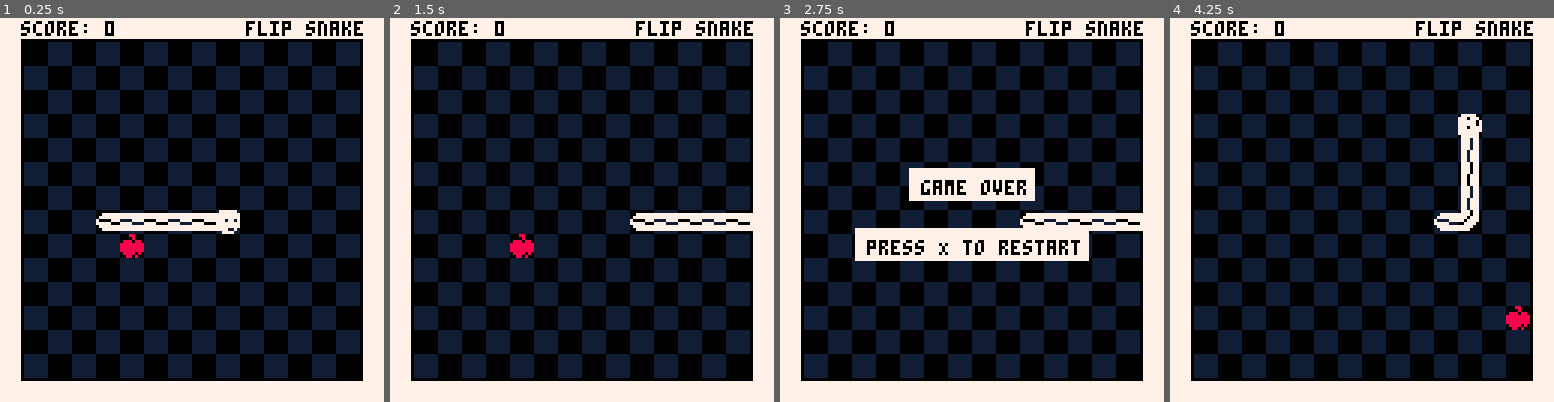
Above: before the commit, frames 1-4 (left to right).
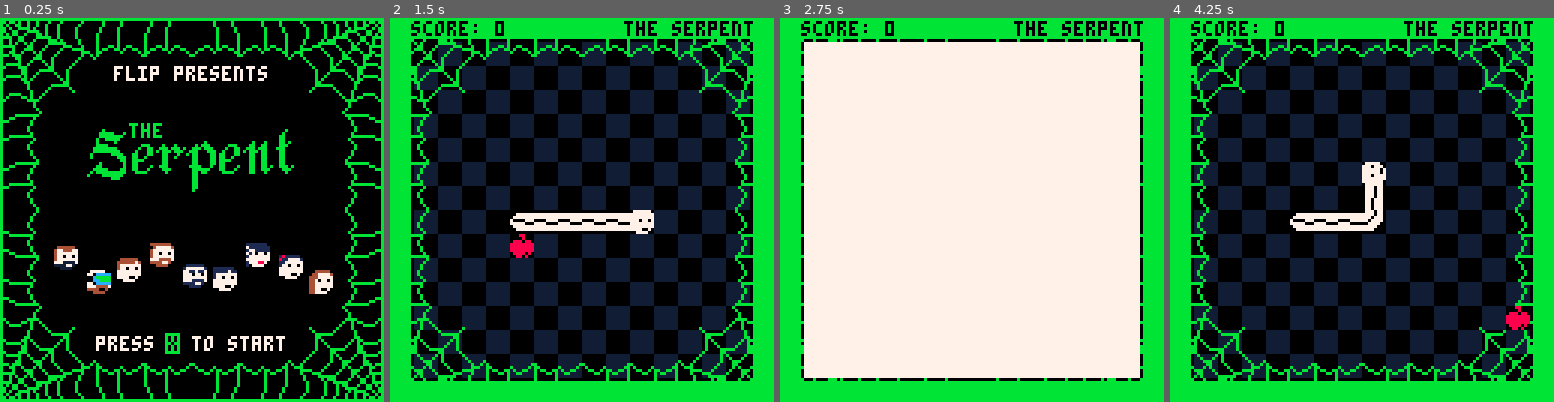
Above: after the commit, the same moments.

Repository: SuperSheaff/pico-8-games
Game: PICO-8 cartridge flip/flip-snake.p8
The game is run twice, just before and just after one commit, with the same random seed, the same clock (stepped at 60 frames per second) and the same inputs.
Inputs:
- Up to frame 1 (0.25 s): no input
- Up to frame 2 (1.5 s): tap O (Z key) at 0.33, 0.7, 1.43 s; tap X (X key) at 1.07 s
- Up to frame 3 (2.75 s): hold Left 1.97-2.37 s; tap X (X key) at 2.07, 2.4, 2.73 s; tap O (Z key) at 2.22 s; hold Down from 2.42 s (still down)
- Up to frame 4 (4.25 s): release Down at 2.82 s; hold Right 2.87-3.53 s; tap X (X key) every 0.33 s from 3.07 to 4.07 s; tap O (Z key) at 3.1, 3.98 s; hold Up 3.58-4.08 s; hold Right from 4.13 s (still down)

The runs differ from the first frame. In frame 1, 65% of the frame differs, in the area x 0-100%, y 0-100%; in frame 2, 28%; in frame 3, 89%; in frame 4, 28%.

Commit message:
adding in

Diff:
--- a/flip/core/apple.lua
+++ b/flip/core/apple.lua
@@ -43,7 +43,9 @@
         if should_draw then
             local sprite_to_draw = get_apple_sprite(self)
             if sprite_to_draw then
+                palt(0, false)
                 spr(sprite_to_draw, self.x * grid_size, self.y * grid_size)
+                palt(0, true)
             end
         end
     end
--- a/flip/core/curses.lua
+++ b/flip/core/curses.lua
@@ -44,12 +44,17 @@
         local max_apples = curse.apple_range.max
 
         -- Calculate a bias factor based on the score
-        local bias_factor = score / 1000 -- Adjust this factor to control scaling
+        local bias_factor = score / 10 -- Adjust this factor to control scaling
         if bias_factor > 1 then bias_factor = 1 end -- Cap the bias factor at 1
 
         -- Generate a weighted random count
         local range = max_apples - min_apples
-        local weighted_random = flr(rnd(range * (1 - bias_factor))) + min_apples + flr(range * bias_factor)
+        local weighted_random = flr(rnd(range * (1 - bias_factor))) + min_apples
+
+        -- Further reduce the count early in the game
+        if score < 10 then
+            weighted_random = min_apples + flr(rnd((max_apples - min_apples) * 0.5))
+        end
 
         add(selected_curses, { curse = curse, count = weighted_random })
     end
--- a/flip/core/main.lua
+++ b/flip/core/main.lua
@@ -2,15 +2,18 @@
 
 -- native init
 function _init()
-    reset_game_state()
-
     -- swaps one of the colors
     poke(0x5f15, 129)
+
+    play_intro()
+
 end
 
 -- native update, pseudo state machine
 function _update()
-    if game_state == "play" then
+    if game_state == "intro" then
+        update_intro()
+    elseif game_state == "play" then
         update_game()
     elseif game_state == "game_over" then
         update_game_over()
@@ -23,25 +26,14 @@
 
 -- native draw
 function _draw()
-    cls(background_color) -- clear the background with the specified color
-
-    -- draw checkerboard background
-    draw_checkerboard(0, 5) -- use color 1 for light squares and 5 for dark squares
-
-    ui:draw_border()    -- draw the ui
-    ui:handle_score()   -- draw the score
-    apple:draw()        -- draw the apple
-    draw_spikes()       -- draw all active spikes
-    draw_poop_trail()   -- draw all active poop
-    draw_egg_trail()   -- draw all active poop
-    snake:draw()        -- draw the snake
-
-    -- handle drawing for game over state
-    if game_state == "game_over" then
-        ui:draw_game_over_effects() -- draw game over effects
-    end
-
-    -- draw the curse selection screen if in choose_curse state
+    if game_state == "intro" then
+        draw_intro()
+    elseif game_state == "play" then
+        draw_game()
+    elseif game_state == "game_over" then
+        draw_game_over()
+    end
+   -- draw the curse selection screen if in choose_curse state
     if game_state == "choose_curse" then
         ui:draw_curse_screen() -- draw curses over the game
     end
@@ -75,6 +67,10 @@
     ui:reset_flash_state()
 end
 
+function play_intro()
+    music(0)
+    game_state = "intro"
+end
 -- update the game when in play state
 function update_game()
 
@@ -105,6 +101,13 @@
     end
 end
 
+function update_intro()
+    -- Wait for player input to continue
+    if btnp(5) then
+        music(-1)
+        reset_game_state()
+    end
+end
 
 -- handle the game over state and restart option
 function update_game_over()
@@ -189,3 +192,76 @@
         end
     end
 end
+
+function draw_intro()
+    cls(0)   -- clear the background with the specified color
+    ui:draw_background()
+
+    local presents = "flip presents"
+    local presents_x = (screen_size - #presents * 4) / 2  -- calculate x position to center the presents
+    local presents_y = 16
+
+    -- draw the presents in green
+    print(presents, presents_x, presents_y, 7)
+
+    local the = "the"
+    local the_x = ((screen_size - #the * 4) / 2) - 15   -- calculate x position to center the the
+    local the_y = 27 + 8  -- Lower by 8
+
+    -- draw the the in green
+    print(the, the_x, the_y, 11)
+
+    -- Draw the game name sprite with a black border
+    local sprite_x = 0
+    local sprite_y = 26 + 8  -- Lower by 8
+    local sprite_id = sprites.game_title
+    local sprite_size = 64
+
+    -- Draw the actual sprite
+    spr(sprite_id, sprite_x, sprite_y, 128, 128)
+
+    -- Bobbing effect for character faces
+    local character_sprites = {32, 33, 34, 35, 36, 37, 38, 39, 40}  -- IDs for welly, doug, etc.
+    local num_sprites = #character_sprites
+    local spacing = screen_size / (num_sprites + 3)  -- Reduce spacing to bring sprites closer
+
+    for i, sprite_id in ipairs(character_sprites) do
+        local x = (i * spacing) + 8  -- Adjust starting position slightly to the right
+        -- Single wave effect
+        local base_y = screen_size / 2 + 16  -- Lower by 16
+        local y = base_y + sin((frame_count * 0.05) + (i * 0.3)) * 5  -- Wave effect
+        spr(sprite_id, x, y)
+    end
+
+    local instructions = "press x to start"
+    local instructions_x = (screen_size - #instructions * 4) / 2  -- calculate x position to center the instructions
+    local instructions_y = screen_size - 22  -- calculate y position to center the instructions
+
+    -- draw the instructions in green
+    print(instructions, instructions_x, instructions_y, 7)
+
+    -- Flashing square logic
+    if (frame_count / flash_interval) % 2 < 1 then
+        -- Draw the flashing square
+        rectfill(55, 105, 59, 111, 11)  -- Adjust the position and size as needed
+        print("x", 56, 106, 0)
+    end
+
+    frame_count = frame_count + 0.2  -- Increment frame count for animation
+end
+
+function draw_game()
+    draw_checkerboard(0, 5) -- use color 1 for light squares and 5 for dark squares
+    ui:draw_background()    -- draw the background
+    ui:draw_border()        -- draw the ui
+    ui:handle_score()       -- draw the score
+    apple:draw()            -- draw the apple
+    draw_spikes()           -- draw all active spikes
+    draw_poop_trail()       -- draw all active poop
+    draw_egg_trail()        -- draw all active poop
+    snake:draw()            -- draw the snake
+end
+
+function draw_game_over()
+    ui:draw_game_over_effects() -- draw game over effects
+end
--- a/flip/core/snake.lua
+++ b/flip/core/snake.lua
@@ -309,8 +309,11 @@
 
 -- function to draw snake parts based on direction and sprite type
 function draw_snake_part(x, y, direction, horizontal_sprite, vertical_sprite)
+    palt(0, false)
+
     if direction == directions.right then
         spr(horizontal_sprite, x * grid_size, y * grid_size, 1, 1, false, false) -- normal horizontal
+        -- draw_outline(horizontal_sprite, x * grid_size, y * grid_size, clr, thickness, 1, 1, false, false)
     elseif direction == directions.left then
         spr(horizontal_sprite, x * grid_size, y * grid_size, 1, 1, true, false) -- flipped horizontally
     elseif direction == directions.up then
@@ -318,12 +321,16 @@
     elseif direction == directions.down then
         spr(vertical_sprite, x * grid_size, y * grid_size, 1, 1, false, true) -- flipped vertically
     end
+
+    palt(0, true)
+
 end
 
 -- function to draw corner sprite based on direction change
 function draw_corner_part(x, y, prev_direction, direction)
     local flip_x, flip_y = false, false
 
+    palt(0, false)
     -- determine the flipping based on direction change
     if prev_direction == directions.up and direction == directions.right then
         flip_x, flip_y = false, false -- normal corner (up-right)
@@ -345,6 +352,7 @@
 
     -- draw the corner sprite with appropriate flipping
     spr(sprites.corner, x * grid_size, y * grid_size, 1, 1, flip_x, flip_y)
+    palt(0, true)
 end
 
 -- check if the snake collides with any spike
@@ -476,3 +484,45 @@
     else return 0
     end
 end
+
+function draw_outline(myspr, x, y, clr, thickness, x_size, y_size, flip_h, flip_v)
+    -- nil check for few parameters so you can
+    -- call much simple versions of the function, see first example in draw
+    -- nil is false if checked for boolean so flip_h and flip_v can stay nil
+    if (clr == nil) clr = 7
+    if (thickness == nil) thickness = 1
+    if (x_size == nil) x_size = 1
+    if (y_size == nil) y_size = 1
+
+    -- set color palette to outline
+    for i=1,15,1 do
+        pal(i, clr)
+    end
+
+    -- handle black outline transparency issues
+    if clr == 0 then
+        palt(0, false)
+    end
+
+    -- draw the sprite 9 times by 1-1 offsets
+    -- in each direction. the created blob is
+    -- which is the sprite's outline
+    for i=-thickness,thickness do
+        for j=-thickness,thickness do
+            spr(myspr, x-i, y-j, x_size, y_size, flip_h, flip_v)
+        end
+    end
+
+    -- reset black color transparency
+    if clr == 0 then
+        palt(0, true)
+    end
+
+    -- reset color palette, if you are using
+    -- a custom palette reset to that
+    pal()
+
+    -- draw the original sprite in the middle
+    -- which causes the outline effect
+    spr(myspr, x, y, x_size, y_size, flip_h, flip_v)
+end
--- a/flip/core/variables.lua
+++ b/flip/core/variables.lua
@@ -6,6 +6,8 @@
 update_rate = base_update_rate         -- current speed of the snake, which can change with curses
 screen_size = 128                      -- size of the game screen in pixels
 score = 0
+frame_count = 0
+flash_interval = 2
 
 test_mode = false                      -- set this to true to only spawn golden apples for testing purposes
 
@@ -17,7 +19,7 @@
 -- border and score bar
 border_size = 8                        -- thickness of the border around the play area
 score_bar = {                          -- settings for the score bar at the top of the screen
-    color       = 7,                   -- color of the score bar
+    color       = 11,                   -- color of the score bar
     text_color  = 0,                   -- color of the text in the score bar
     height      = border_size          -- height of the score bar, same as the border size
 }
@@ -56,13 +58,18 @@
         jaz                 = 56,
     },
     corner                  = 4,        -- id for corner sprite (snake turns)
+    background_corner       = 12,        -- id for background corner sprite (snake turns)
+    background_edge_vertical    = 76,        -- id for background edge sprite (snake turns)
+    background_edge_horizontal  = 108,        -- id for background edge sprite (snake turns)
     apple                   = 5,        -- id for regular apple sprite
     golden_apple            = 6,        -- id for golden apple sprite
     semi_apple              = 21,       -- id for semi-transparent apple sprite (used in invisible apple curse)
     semi_golden_apple       = 22,       -- id for semi-transparent golden apple sprite
     skull                   = 8,        -- id for skull sprite
     poop                    = 9,        -- id for poop sprite
-    egg                     = 25        -- id for poop sprite
+    egg                     = 25,       -- id for poop sprite
+    game_title              = 208,       -- id for game title sprite
+    game_over               = 132,       -- id for game over sprite
 }
 
 -- sound ids
--- a/flip/flip-snake.p8
+++ b/flip/flip-snake.p8
@@ -278,15 +278,27 @@
 
 
 
+…(5 lines of a section not shown)…
 __gff__
-0000000000000000000000000000000000000000000000000000000100000000000000000000000000000000000000000000000000000000000000000000000000000000000000000000000000000000000000000000000000000000000000000000000000000000000000000000000000000000000000000000000000000000
 0000000000000000000000000000000000000000000000000000000000000000000000000000000000000000000000000000000000000000000000000000000000000000000000000000000000000000000000000000000000000000000000000000000000000000000000000000000000000000000000000000000000000000
-…(9 lines of a section not shown)…
+000000000000000000000000000000000000000000000000000000000000000000000000000000000000000000000000000000000000000000000000000000000000000000000000000000000000000000000000000000000000000000000000000000000000000000000000000000000000000000000008012a011800280000
+…(16 lines of a section not shown)…
--- a/flip/ui/ui.lua
+++ b/flip/ui/ui.lua
@@ -24,7 +24,7 @@
     print("score: "..score, 7, 1, score_bar.text_color) -- display the current score
 
     -- draw game name
-    local game_name = "flip snake"
+    local game_name = "the serpent"
     local text_width = #game_name * 4 -- approximate width calculation
     print(game_name, screen_size - text_width - 6, 1, score_bar.text_color) -- display game name at top right
 end
@@ -39,33 +39,42 @@
 
 -- function to draw the game over screen
 function ui:draw_game_over_screen()
-    -- calculate dimensions for the "GAME OVER" box
-    local game_over_text = "game over"
-    local game_over_width = #game_over_text * 4 -- approximate width of each character
-    local game_over_height = 5 -- approximate height of text
-    local game_over_box_x = (screen_size - game_over_width - 5) / 2 -- centered x position
-    local game_over_box_y = 50 -- y position for the first box
-    local game_over_box_w = game_over_box_x + game_over_width + 5 -- width of the box
-    local game_over_box_h = game_over_box_y + game_over_height + 5 -- height of the box
+
+    cls(0)
+
+    ui:draw_background()
+
+    -- Define the sprite ID for the game over screen
+    local game_over_sprite_id = sprites.game_over  -- Replace with the actual sprite ID
+    local sprite_width = 64  -- Replace with the actual width of the sprite
+    local sprite_height = 32  -- Replace with the actual height of the sprite
+
+    -- Calculate the position to center the sprite on the screen
+    local sprite_x = (screen_size - sprite_width) / 2
+    local sprite_y = (screen_size - sprite_height) / 2
+
+    -- Draw the game over sprite
+    spr(game_over_sprite_id, 32, 16, 16, 5)
+
+    -- Display the score
+    local score_text = "you scored "..score
+    local score_width = #score_text * 4 -- approximate width of each character
+    local score_x = (screen_size - score_width) / 2
+    local score_y = 70 -- Position it below the game over sprite
+
+    -- Print the score text in white
+    print(score_text, score_x, score_y, 7)
+
+    -- Print the score number in green
+    print(score, score_x + (#"you scored " * 4), score_y, 11)
 
     -- calculate dimensions for the "press X to restart" box
     local instruction_text = "press X to restart"
     local instruction_width = #instruction_text * 4 -- approximate width of each character
     local instruction_height = 5 -- approximate height of text
-    local instruction_box_x = (screen_size - instruction_width - 5) / 2 -- centered x position
-    local instruction_box_y = game_over_box_y + 20 -- y position below the first box
-    local instruction_box_w = instruction_box_x + instruction_width + 5 -- width of the box
-    local instruction_box_h = instruction_box_y + instruction_height + 5 -- height of the box
-
-    -- draw background box for the "GAME OVER" text
-    rectfill(game_over_box_x, game_over_box_y, game_over_box_w, game_over_box_h, 7) -- white background box
-    -- draw "GAME OVER" in big text with black color
-    print(game_over_text, game_over_box_x + 4, game_over_box_y + 4, 0) -- position text inside the box with color 0 (black)
-
-    -- draw background box for the instruction text
-    rectfill(instruction_box_x, instruction_box_y, instruction_box_w, instruction_box_h, 7) -- white background box
+
     -- display restart instruction with black color
-    print(instruction_text, instruction_box_x + 4, instruction_box_y + 4, 0) -- position text inside the box with color 0 (black)
+    print(instruction_text, (64 - instruction_width / 2) + 1, 100, 7) -- position text inside the box with color 0 (black)
 end
 
 -- function to draw the game over effects
@@ -238,3 +247,51 @@
     -- draw the message in black color
     print(message, message_x, message_y, 0)
 end
+
+function ui:draw_background()
+    local corner_sprite = sprites.background_corner -- Assuming this is the sprite ID for the corner
+    local edge_sprite_vertical = sprites.background_edge_vertical -- Assuming this is the sprite ID for the vertical edge
+    local edge_sprite_horizontal = sprites.background_edge_horizontal -- Assuming this is the sprite ID for the horizontal edge
+    local edge_size = 16 -- Size of the edge sprite in pixels
+    local inset = 0 -- Inset from the screen edges
+
+    -- Draw corners
+    -- Top-left corner (no flip)
+    spr(corner_sprite, inset, inset, 4, 4, false, false)
+
+    -- Top-right corner (flipped horizontally)
+    spr(corner_sprite, screen_size - 32 - inset, inset, 4, 4, true, false)
+
+    -- Bottom-left corner (flipped vertically)
+    spr(corner_sprite, inset, screen_size - 32 - inset, 4, 4, false, true)
+
+    -- Bottom-right corner (flipped horizontally and vertically)
+    spr(corner_sprite, screen_size - 32 - inset, screen_size - 32 - inset, 4, 4, true, true)
+
+    -- Draw edges
+    -- Left and right edges
+    local counter = 0
+    for y = 32 + inset, screen_size - 32 - edge_size - inset, edge_size do
+        local flip = (flr(counter / 2) % 2) == 1 -- Flip every other pair
+        -- Left edge
+        spr(edge_sprite_vertical, inset, y, 2, 2, false, flip)
+
+        -- Right edge
+        spr(edge_sprite_vertical, screen_size - edge_size - inset, y, 2, 2, true, flip)
+
+        counter = counter + 1
+    end
+
+    -- Top and bottom edges
+    counter = 0
+    for x = 32 + inset, screen_size - 32 - edge_size - inset, edge_size do
+        local flip = (flr(counter / 2) % 2) == 1 -- Flip every other pair
+        -- Top edge
+        spr(edge_sprite_horizontal, x, inset, 2, 2, not flip, false)
+
+        -- Bottom edge
+        spr(edge_sprite_horizontal, x, screen_size - edge_size - inset, 2, 2, not flip, true)
+
+        counter = counter + 1
+    end
+end
Not shown, changed: 133 lines of the sprite sheet (__gfx__) section of flip/flip-snake.p8
Not shown, changed: the music (__music__) section of flip/flip-snake.p8
Not shown, changed: the sound effects (__sfx__) section of flip/flip-snake.p8
Not shown, changed: .DS_Store
Not shown, added: demos/bustin21-0.p8.png
Not shown, added: demos/ghosthouse-0.p8.png
Not shown, added: demos/nemonic-2.p8.png
Not shown, changed: flip/.DS_Store
Not shown, added: flip/spritesheet.png
